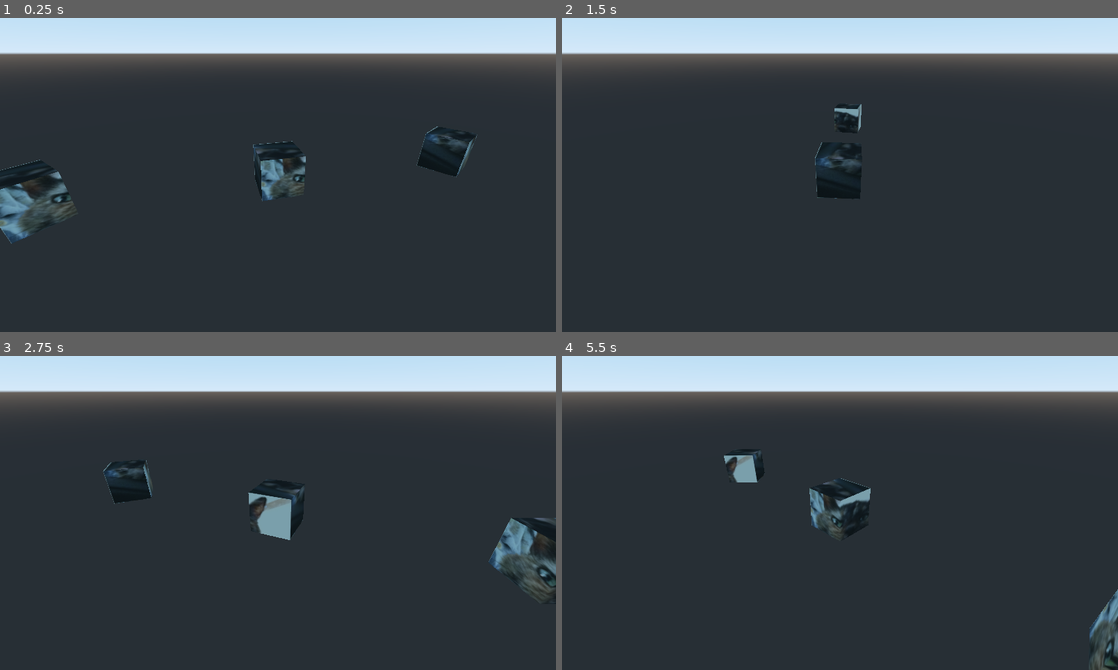
Above: before the commit, frames 1-4 (two rows, left to right).
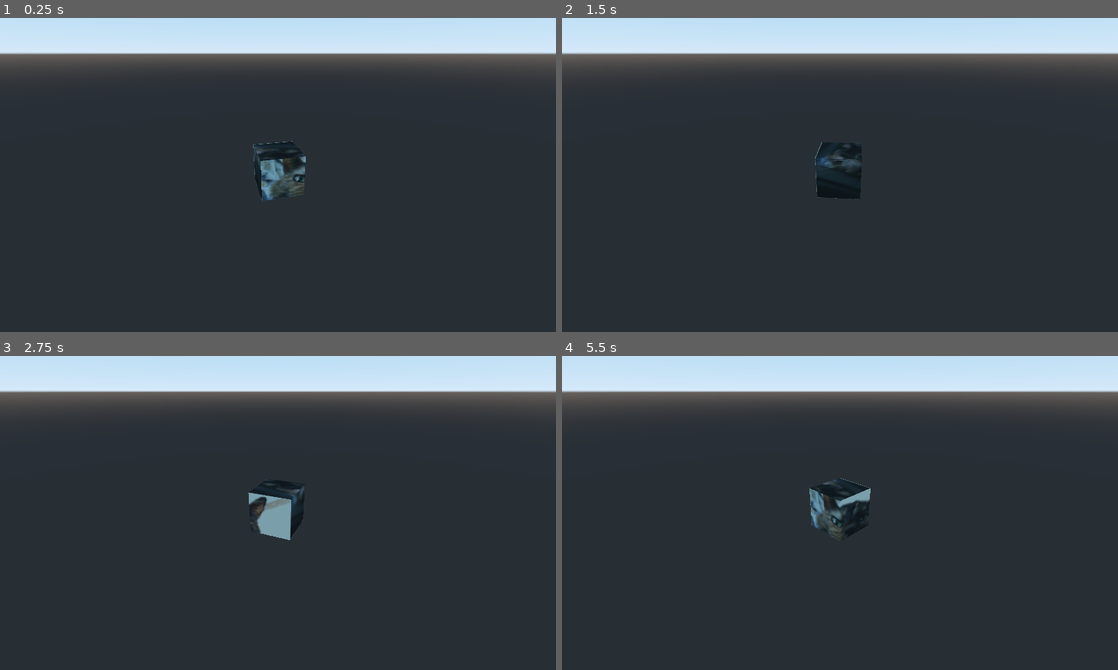
Above: after the commit, the same moments.

Repository: technicat/learngodot
Game: Godot game, scene res://scene.tscn
The game is run twice, just before and just after one commit, with the same random seed, the same clock (stepped at 60 frames per second) and the same inputs.
Inputs:
- Up to frame 1 (0.25 s): no input
- Up to frame 2 (1.5 s): no input
- Up to frame 3 (2.75 s): no input
- Up to frame 4 (5.5 s): no input

The runs differ from the first frame. In frame 1, 1.8% of the frame differs, in the area x 0-86%, y 34-72%; in frame 2, 0.2%; in frame 3, 1.6%; in frame 4, 1.0%.

Commit message:
Update scene.tscn

Diff:
--- a/chapter6/godotproject/scene.tscn
+++ b/chapter6/godotproject/scene.tscn
@@ -12,14 +12,6 @@
 
 [node name="Cube" parent="." instance=ExtResource( 1 )]
 
-[node name="Cube2" parent="Cube" instance=ExtResource( 1 )]
-transform = Transform( 1, 0, 0, 0, 1, 0, 0, 0, 1, 10, 0, 0 )
-speed = 2.0
-
-[node name="Cube3" parent="Cube" instance=ExtResource( 1 )]
-transform = Transform( 1, 0, 0, 0, 1, 0, 0, 0, 1, -10, 0, 0 )
-speed = 3.0
-
 [node name="Camera" type="Camera" parent="."]
 transform = Transform( 1, 0, 0, 0, 1, 0, 0, 0, 1, 0, 5, 10 )
 script = ExtResource( 2 )
